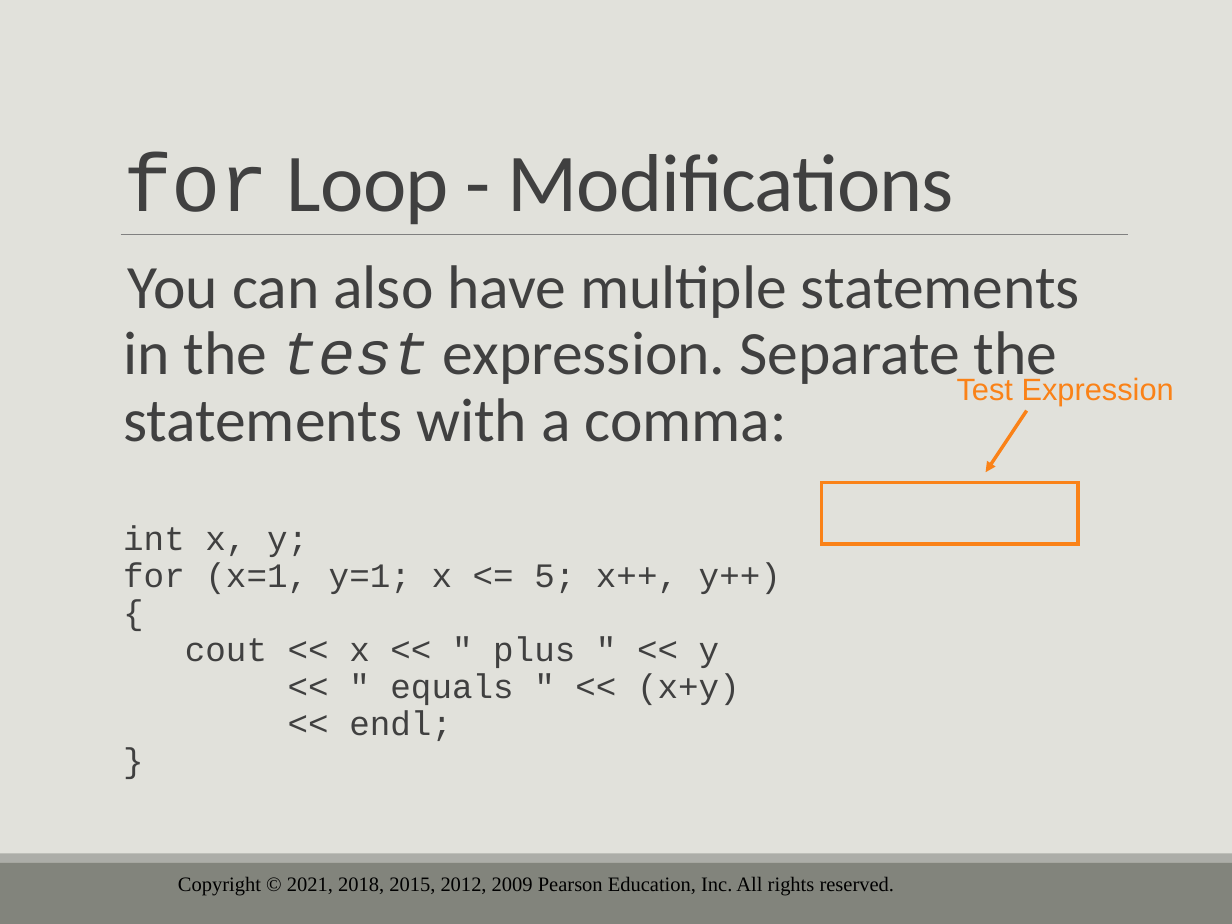
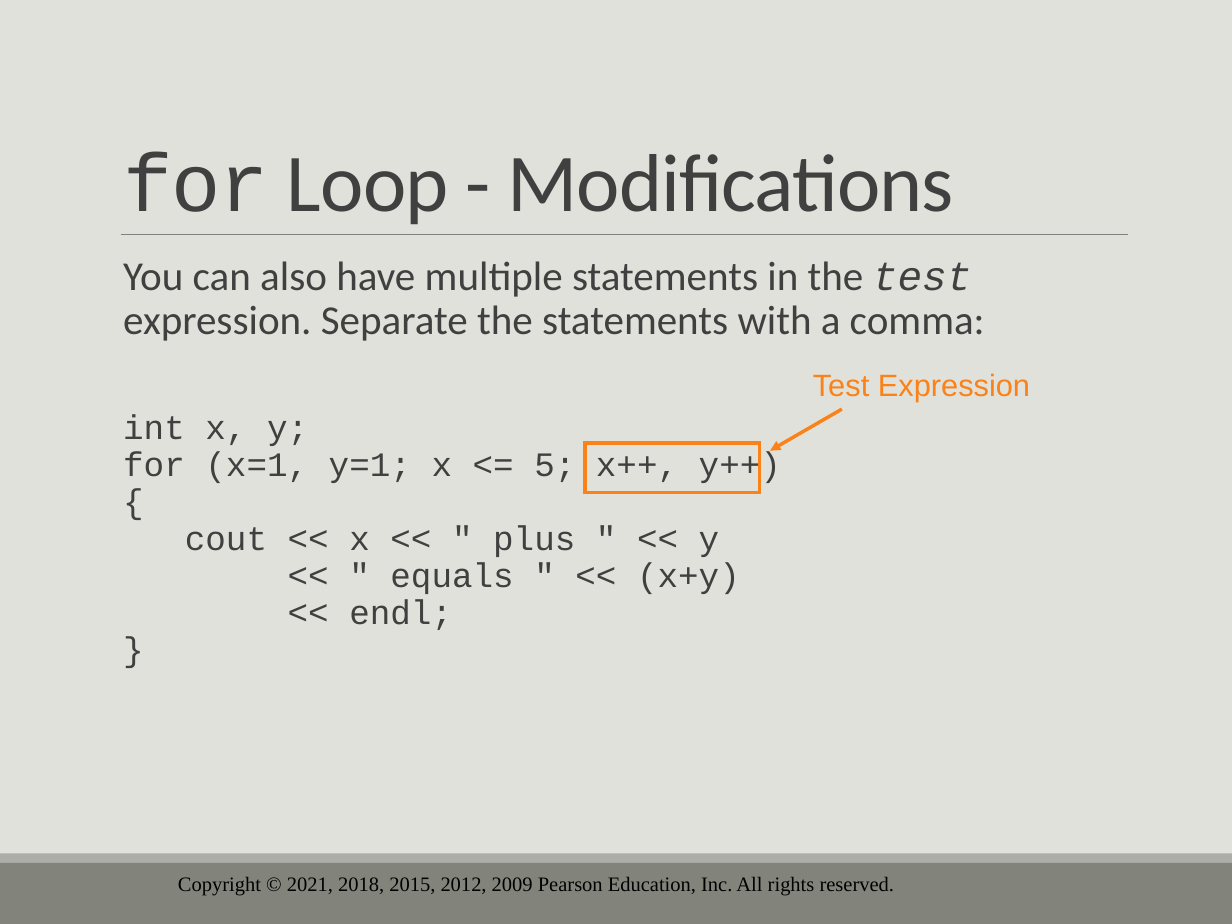
Before and after one commit to drolsonmi/eng1400, a slide deck: slide 33 of 1400_05_Loops and Files.pptx (slide 40 before the commit). Drawn at 1232x924 pixels with LibreOffice and Linux fonts; fonts in the diff are those of the drawing; background and template pictures are left out. Boxes give left, top, right and bottom in pixels: in the first picture for what was removed or moved away, otherwise in the second. Text is boxed around its words. In the diff, an @@ line names an element or a change of style, - is before the commit and + after.

```diff
--- a/1400_05_Loops and Files.pptx
+++ b/1400_05_Loops and Files.pptx
@@ text "You can also have multiple ..." at [123,261,985,630]: size 36 to 24 pt in "You can also have multiple statements in ..." @@
@@ text "Test Expression": place and size @@
-text "Test Expression" at [957,377,1174,406]
+text "Test Expression" at [813,373,1030,401]
@@ arrow moved from (1026, 410) - (986, 472) to (841, 409) - (770, 451) @@
@@ rectangle: place and size @@
-rectangle at [822,483,1078,545]
+rectangle at [585,444,760,493]
```
Also in this commit, not shown: 15 other slides changed, 9 slides removed, 3 other files.
